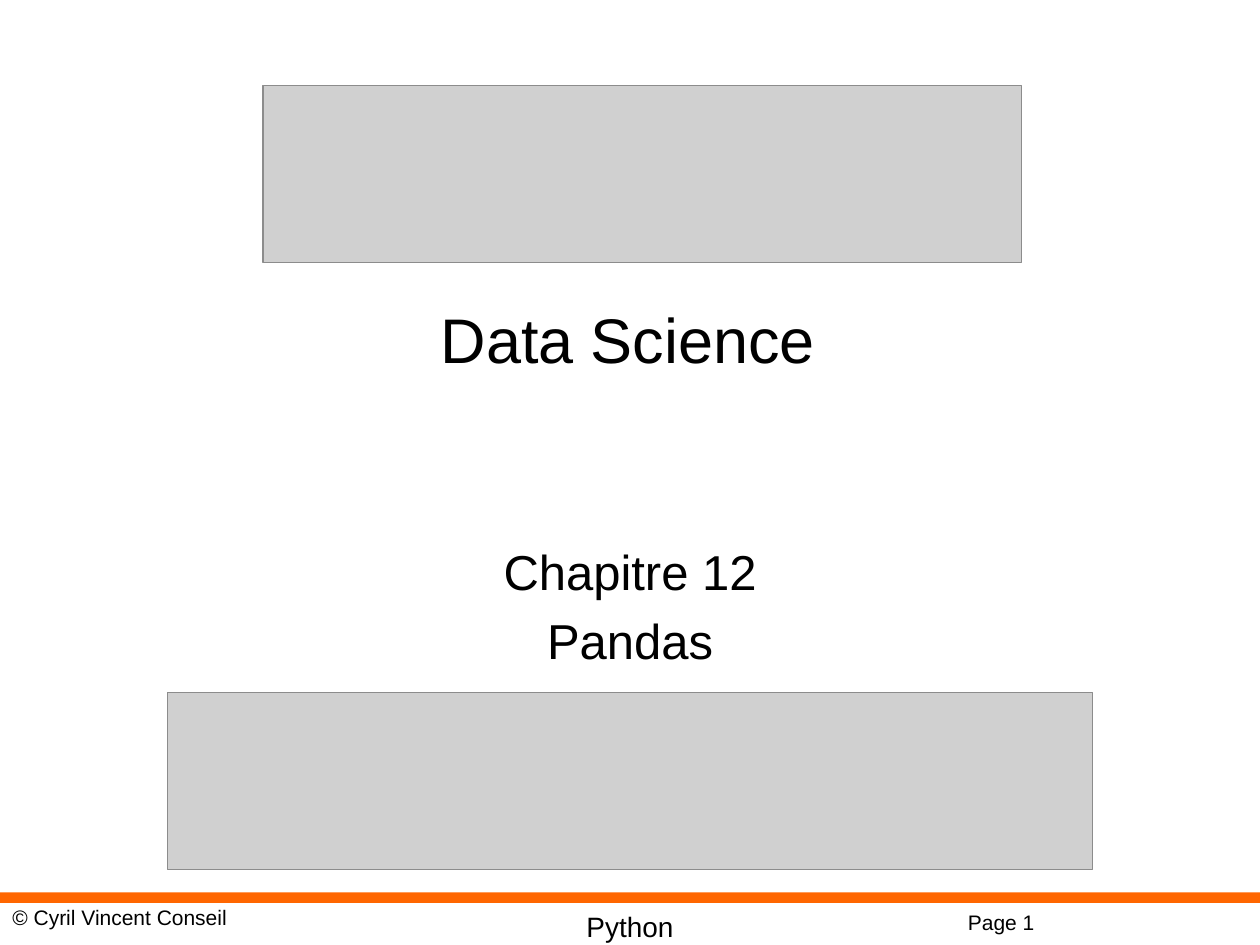
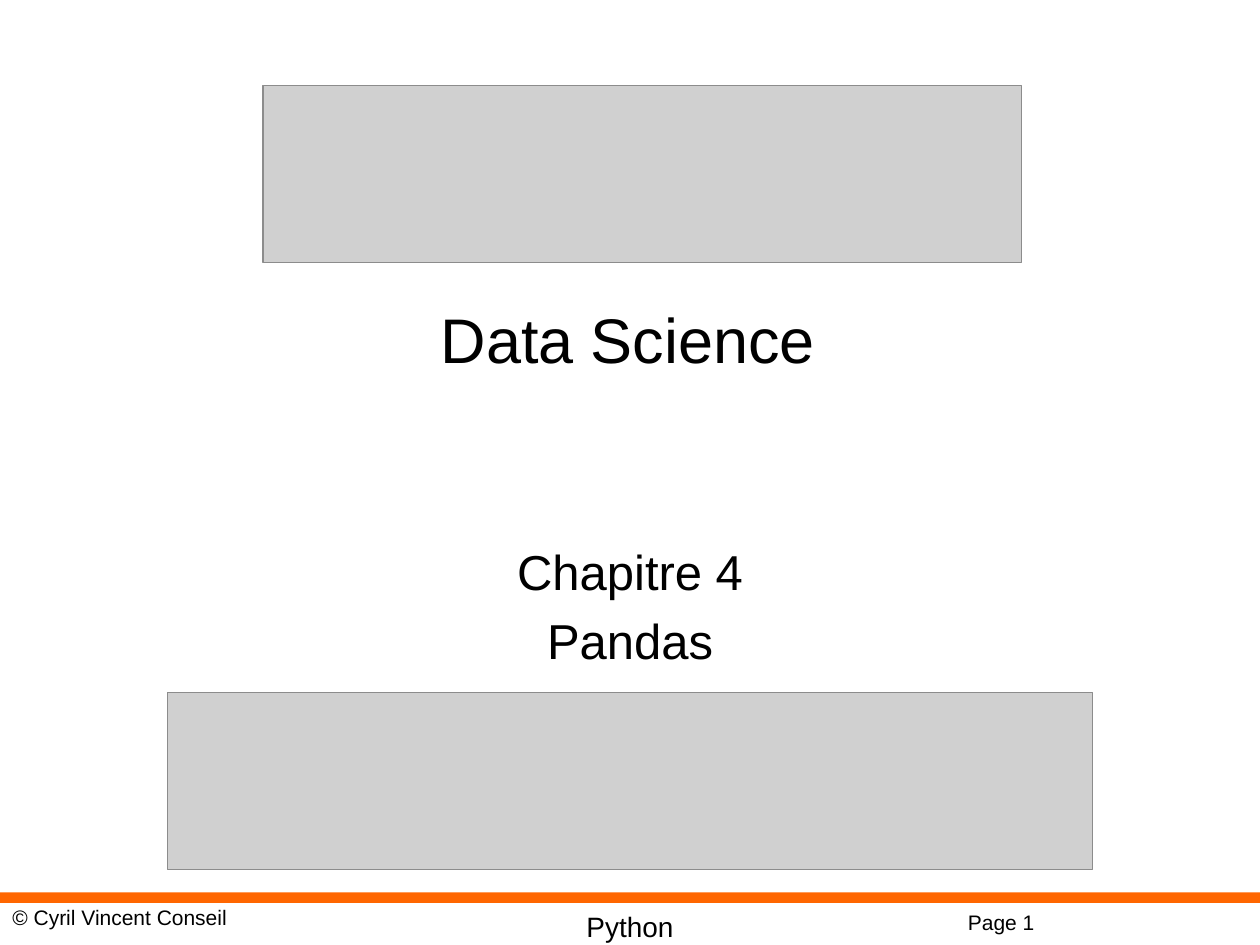
Before and after one commit to cyrilvincent/python, a slide deck: slide 1 of ppt/MachineLearning12-Pandas.pptx. Drawn at 1260x945 pixels with LibreOffice and Linux fonts; fonts in the diff are those of the drawing; grey boxes stand for pictures; background and template pictures are left out. Boxes give left, top, right and bottom in pixels: in the first picture for what was removed or moved away, otherwise in the second. Text is boxed around its words. In the diff, an @@ line names an element or a change of style, - is before the commit and + after.

```diff
--- a/ppt/MachineLearning12-Pandas.pptx
+++ b/ppt/MachineLearning12-Pandas.pptx
@@ subtitle at [517,554,743,600]: text changed @@
-Chapitre 12
+Chapitre 4
```
Also in this commit, not shown: 4 other files.
